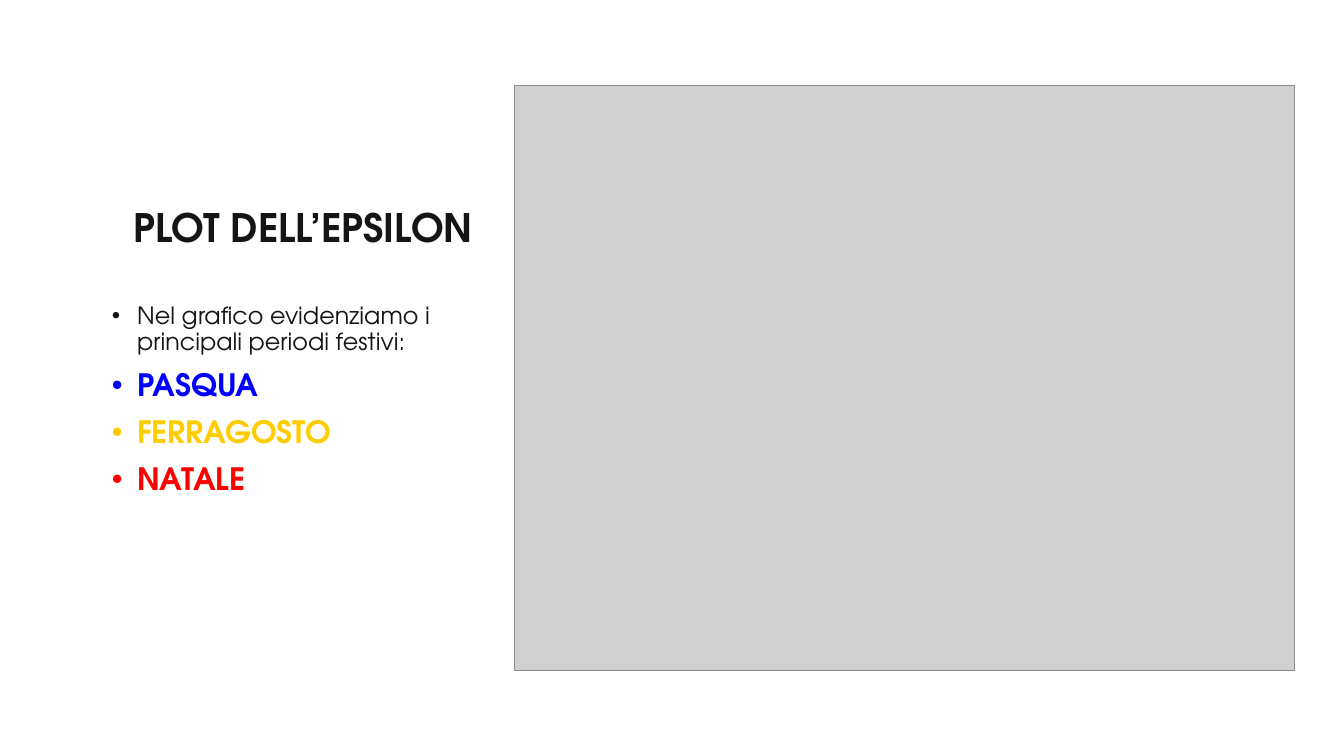
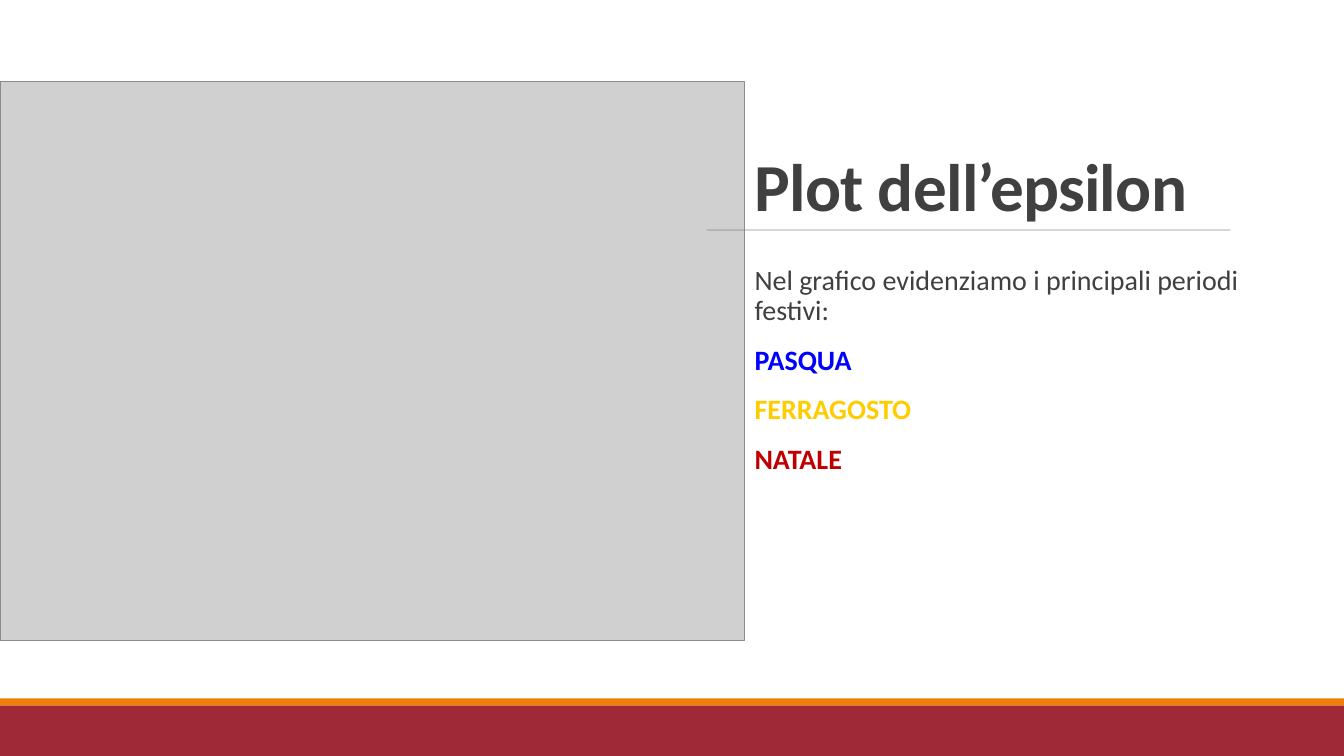
Before and after one commit to r1cky0/Italian-energy-consumption-prediction, a slide deck: slide 16 of presentazione_imad.pptx. Drawn at 1344x756 pixels with LibreOffice and Linux fonts; fonts in the diff are those of the drawing; grey boxes stand for pictures; background and template pictures are left out. Boxes give left, top, right and bottom in pixels: in the first picture for what was removed or moved away, otherwise in the second. Text is boxed around its words. In the diff, an @@ line names an element or a change of style, - is before the commit and + after.

```diff
--- a/presentazione_imad.pptx
+++ b/presentazione_imad.pptx
@@ rectangle added at <box>0,0,1344,699</box>, fill #FFFFFF @@
@@ picture: place and size @@
-picture at <box>514,86,1295,670</box>
+picture at <box>0,82,745,640</box>
@@ title "Plot dell’epsilon" at <box>755,162,1187,222</box>: vertical alignment middle to bottom @@
@@ title at <box>755,162,1187,222</box>: text changed; size 28 to 48 pt; font TeX Gyre Adventor to Calibri; text colour #151515 to #404040 @@
-PLOT DELL’EPSILON
+Plot dell’epsilon
@@ line added from (707, 230) to (1231, 230), #808080 0.5 pt @@
@@ text "Nel grafico evidenziamo i principali ...": place and size @@
-text "Nel grafico evidenziamo i principali ..." at <box>137,306,430,490</box>
+text "Nel grafico evidenziamo i principali ..." at <box>755,270,1238,469</box>
@@ text "Nel grafico evidenziamo i principali ..." at <box>755,270,1238,469</box>: size 17 to 20 pt, text colour #151515 to #404040 in "Nel grafico evidenziamo i principali periodi festivi:"; font TeX Gyre Adventor to Calibri; size 22 to 20 pt in "PASQUA", "FERRAGOSTO", "NATALE"; text colour #FF0000 to #C00000 in "NATALE"; bullet • to  ; more space between paragraphs @@
@@ rectangle added at <box>0,699,1344,706</box>, fill #F07F09 @@
@@ rectangle added at <box>0,706,1344,756</box>, fill #9F2936 @@
```
Also in this commit, not shown: 17 other slides changed, 1 slide added, 1 slide removed, 1 other file.
